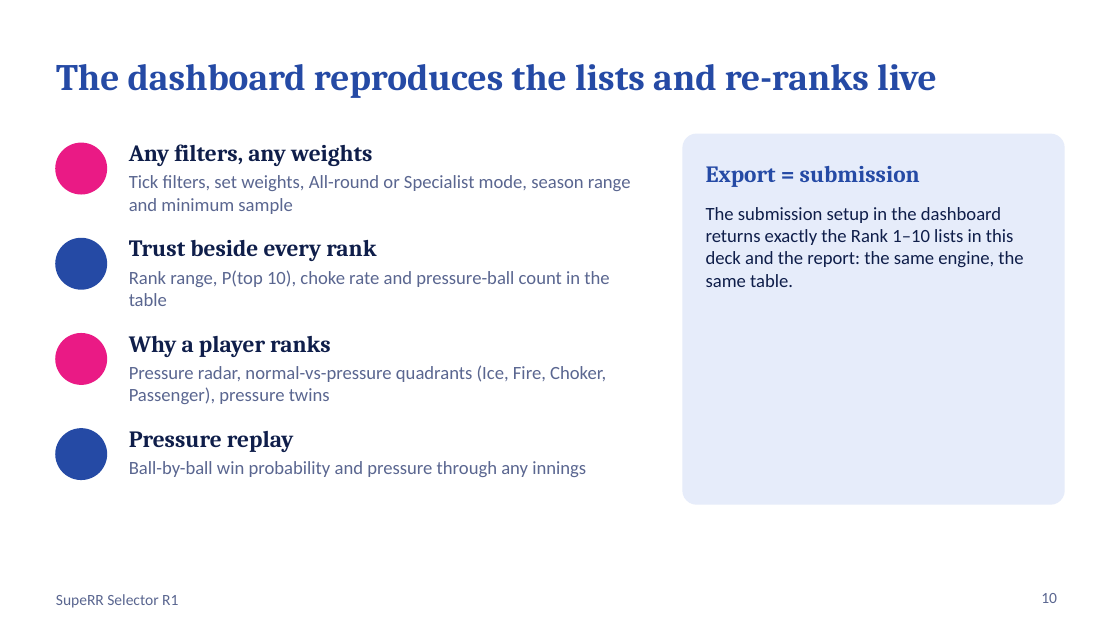
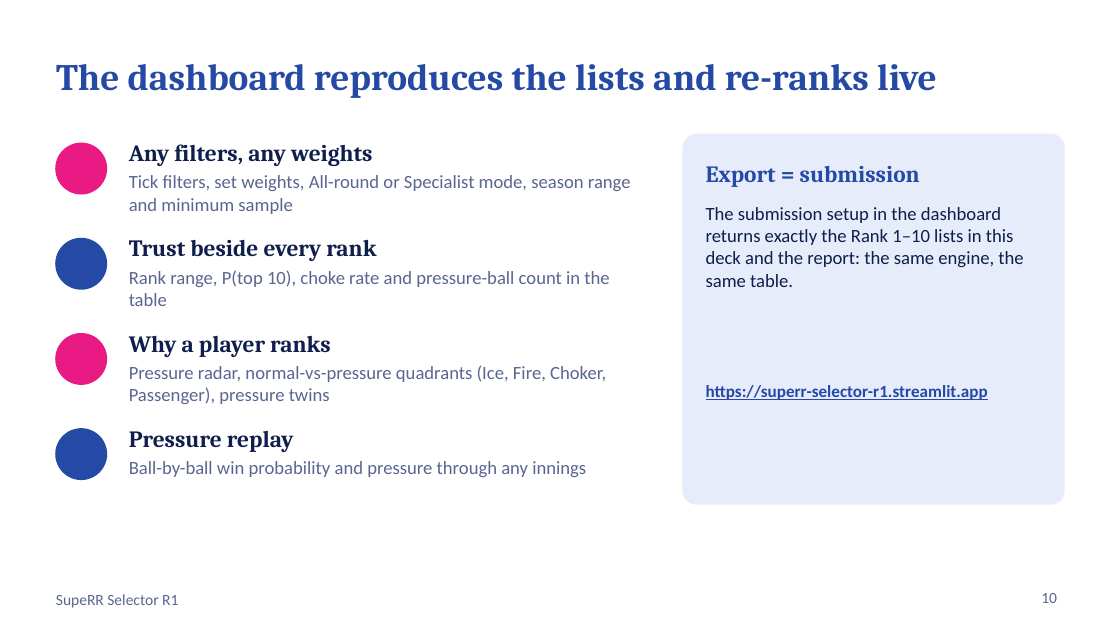
Before and after one commit to GuninderSinghBhatia/superr-selector, a slide deck: slide 10 of reports/SupeRR_Selector_R1.pptx. Drawn at 1120x630 pixels with LibreOffice and Linux fonts; fonts in the diff are those of the drawing. Boxes give left, top, right and bottom in pixels: in the first picture for what was removed or moved away, otherwise in the second. Text is boxed around its words. In the diff, an @@ line names an element or a change of style, - is before the commit and + after.

```diff
--- a/reports/SupeRR_Selector_R1.pptx
+++ b/reports/SupeRR_Selector_R1.pptx
@@ text added at [706,385,988,400], 11 pt, text #254AA5, bold, underline @@
+https://superr-selector-r1.streamlit.app
```
Also in this commit, not shown: 4 other files.
